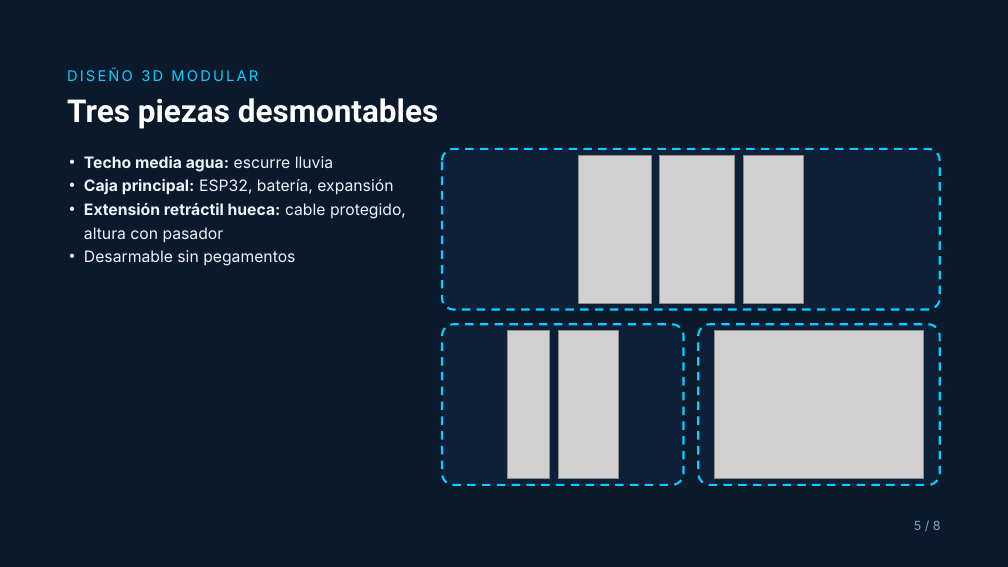
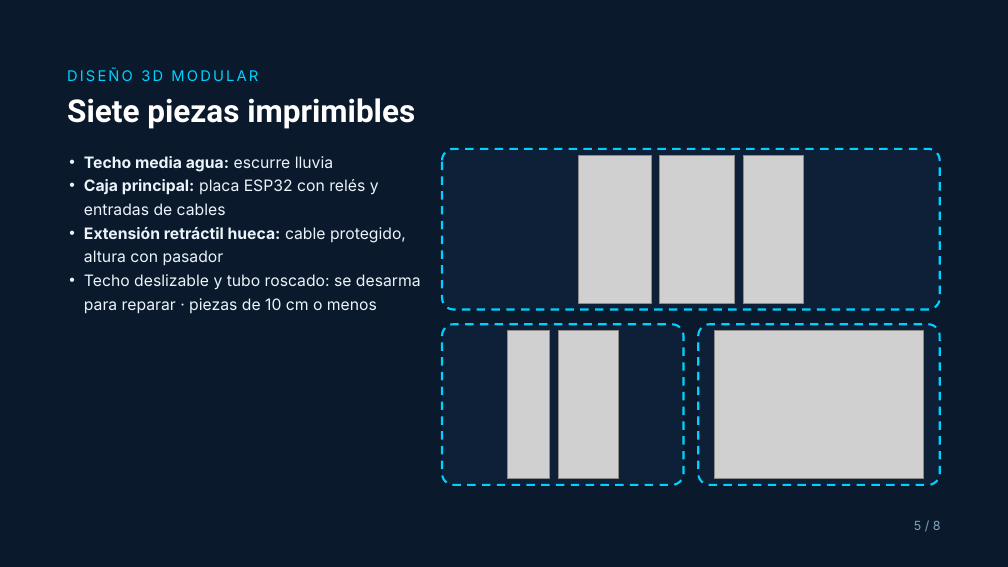
Before and after one commit to mcandela123/esp32-railway-estanque, a slide deck: slide 5 of documentacion/presentacion/presentacion_estanque.pptx. Drawn at 1008x567 pixels with LibreOffice and Linux fonts; fonts in the diff are those of the drawing; grey boxes stand for pictures. Boxes give left, top, right and bottom in pixels: in the first picture for what was removed or moved away, otherwise in the second. Text is boxed around its words. In the diff, an @@ line names an element or a change of style, - is before the commit and + after.

```diff
--- a/documentacion/presentacion/presentacion_estanque.pptx
+++ b/documentacion/presentacion/presentacion_estanque.pptx
@@ title at box(67, 98, 415, 129): text changed @@
-Tres piezas desmontables
+Siete piezas imprimibles
@@ text at box(84, 179, 379, 215): text changed @@
-• Caja principal: ESP32, batería, expansión
+• Caja principal: placa ESP32 con relés y entradas de cables
@@ text at box(84, 274, 421, 314): text changed @@
-• Desarmable sin pegamentos
+• Techo deslizable y tubo roscado: se desarma para reparar · piezas de 10 cm o menos
```
Also in this commit, not shown: 4 other slides changed, 1 other file.
